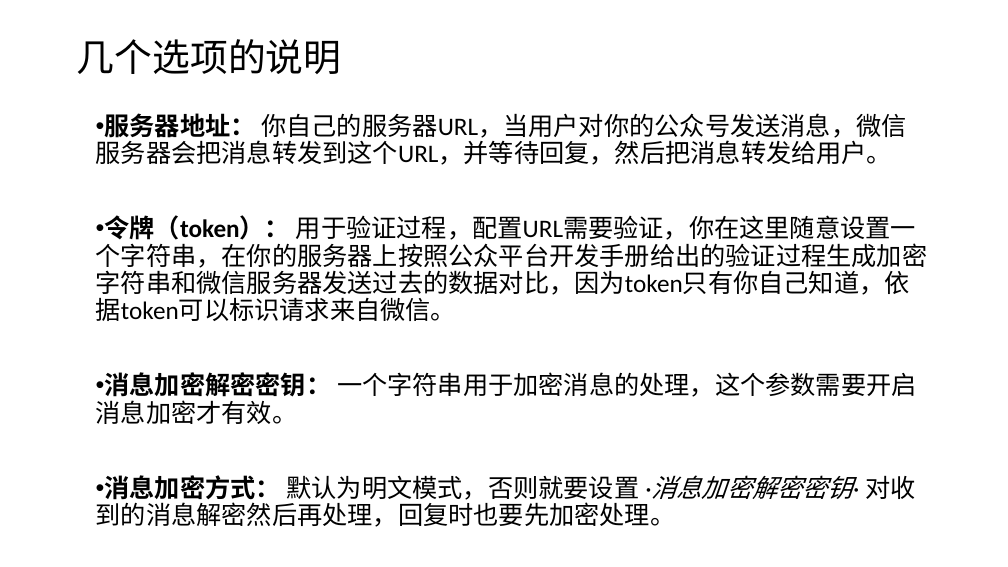
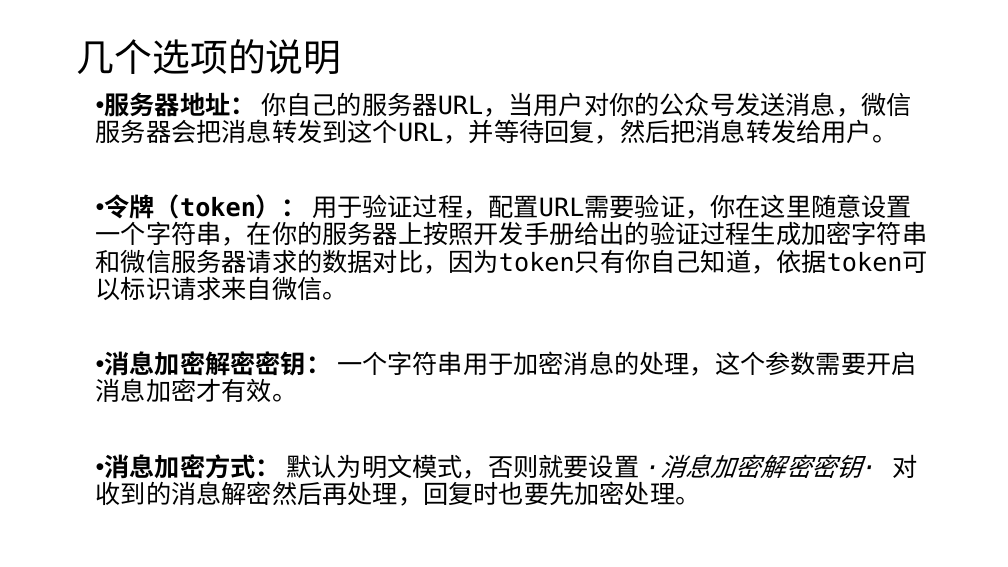
Before and after one commit to edu2act/course-wechat-and-miniprogram, a slide deck: slide 3 of ch02/开启服务器配置.pptx. Drawn at 1008x567 pixels with LibreOffice and Linux fonts; fonts in the diff are those of the drawing. Boxes give left, top, right and bottom in pixels: in the first picture for what was removed or moved away, otherwise in the second. Text is boxed around its words. In the diff, an @@ line names an element or a change of style, - is before the commit and + after.

```diff
--- a/ch02/开启服务器配置.pptx
+++ b/ch02/开启服务器配置.pptx
@@ text "服务器地址： 你自己的服务器URL，当用户对你的公众号发送消息，微信服务器会把消息转发到这个URL，并等待回复，然后把消 ...": place and size @@
-text "服务器地址： 你自己的服务器URL，当用户对你的公众号发送消息，微信服务器会把消息转发到这个URL，并等待回复，然后把消 ..." at (96,113,928,527)
+text "服务器地址： 你自己的服务器URL，当用户对你的公众号发送消息，微信服务器会把消息转发到这个URL，并等待回复，然后把消 ..." at (96,92,928,506)
@@ text at (96,92,917,506): font Calibri to DejaVu Sans Mono in "服务器地址： 你自己的服务器URL，当用户对你的公众号发送消息，微信服务器会把消息转发到这个URL，并等待回复，然后把消 ...", "消息加密解密密钥： 一个字符串用于加密消息的处理，这个参数需要开启消息加密才有效。", "消息加密方式： 默认为明文模式，否则就要设置 ·消息加密解密密钥· 对收到的消息解密然后再处理，回复时也要先加密处理。" @@
@@ text at (96,194,928,300): text changed; font Calibri to DejaVu Sans Mono @@
-• 令牌（token）： 用于验证过程，配置URL需要验证，你在这里随意设置一个字符串，在你的服务器上按照公众平台开发手册给出的验证过程生成加密字符串和微信服务器发送过去的数据对比，因为token只有你自己知道，依据token可以标识请求来自微信。
+• 令牌（token）： 用于验证过程，配置URL需要验证，你在这里随意设置一个字符串，在你的服务器上按照开发手册给出的验证过程生成加密字符串和微信服务器请求的数据对比，因为token只有你自己知道，依据token可以标识请求来自微信。
```
Also in this commit, not shown: 3 other slides changed, 1 slide added, 5 other files.
